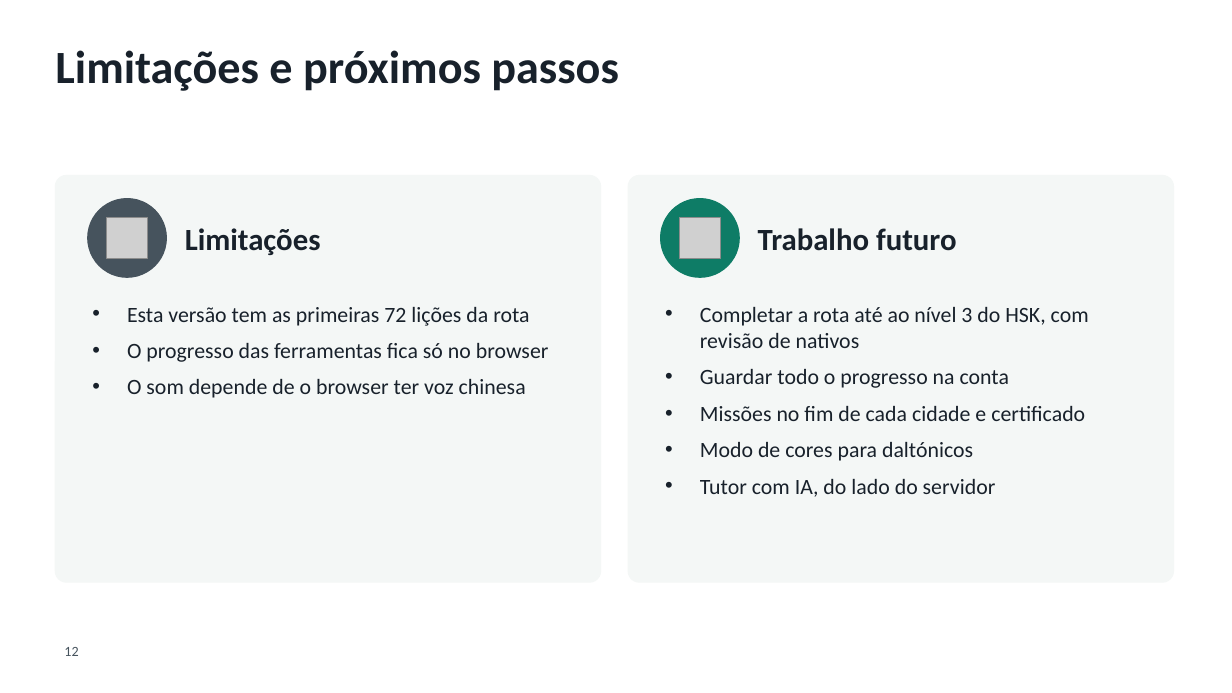
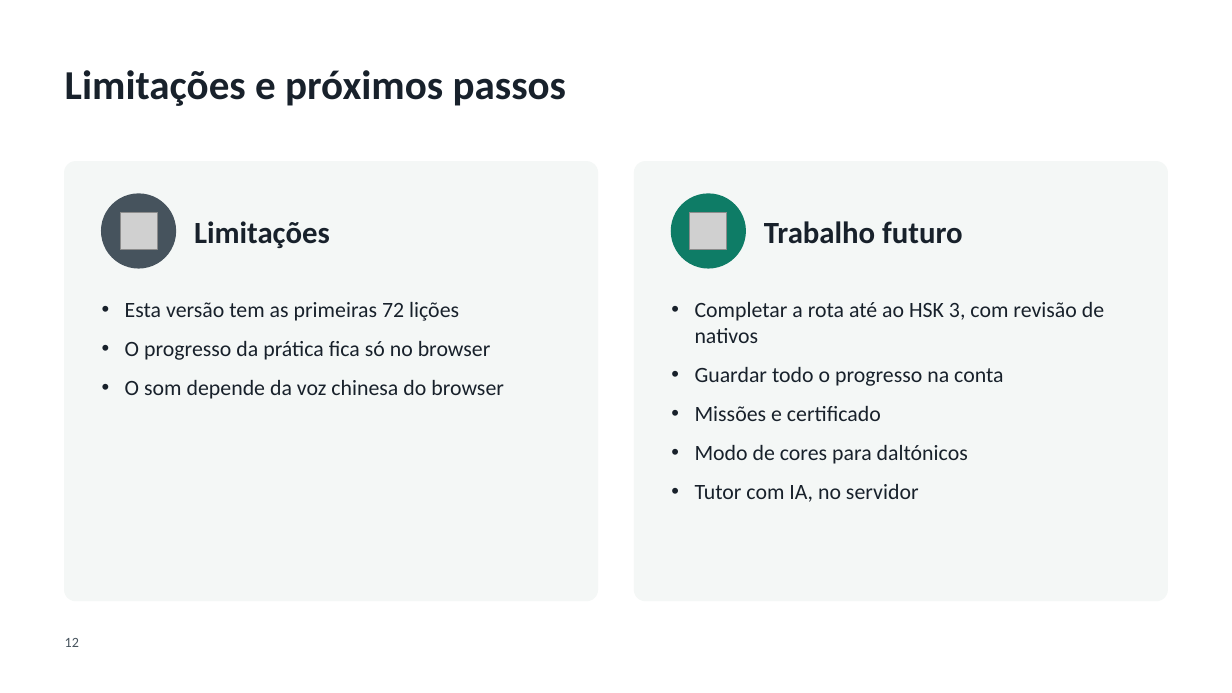
Before and after one commit to SCCPScar/MandarinCourse, a slide deck: slide 12 of docs/entregas/Apresentação - Chá.pptx. Drawn at 1232x693 pixels with LibreOffice and Linux fonts; fonts in the diff are those of the drawing; grey boxes stand for pictures; background and template pictures are left out. Boxes give left, top, right and bottom in pixels: in the first picture for what was removed or moved away, otherwise in the second. Text is boxed around its words. In the diff, an @@ line names an element or a change of style, - is before the commit and + after.

```diff
--- a/docs/entregas/Apresentação - Chá.pptx
+++ b/docs/entregas/Apresentação - Chá.pptx
@@ title "Limitações e próximos passos": place and size @@
-title "Limitações e próximos passos" at (55,50,619,91)
+title "Limitações e próximos passos" at (65,70,566,106)
@@ title "Limitações e próximos passos" at (65,70,566,106): size 36 to 32 pt; vertical alignment top to middle @@
@@ rounded rectangle at (65,162,598,601): proportions changed @@
@@ rounded rectangle: place and size @@
-rounded rectangle at (55,176,601,582)
+rounded rectangle at (65,162,598,601)
@@ rounded rectangle: place and size @@
-rounded rectangle at (628,176,1174,582)
+rounded rectangle at (635,162,1168,601)
@@ rounded rectangle at (635,162,1168,601): proportions changed @@
@@ ellipse: place and size @@
-ellipse at (88,199,166,277)
+ellipse at (102,194,176,268)
@@ text "Limitações": place and size @@
-text "Limitações" at (185,228,321,255)
+text "Limitações" at (194,221,330,248)
@@ ellipse: place and size @@
-ellipse at (661,199,739,277)
+ellipse at (672,194,746,268)
@@ text "Trabalho futuro": place and size @@
-text "Trabalho futuro" at (758,228,957,251)
+text "Trabalho futuro" at (764,221,963,244)
@@ picture: place and size @@
-picture at (106,217,147,258)
+picture at (120,213,157,250)
@@ picture: place and size @@
-picture at (679,217,720,258)
+picture at (690,213,727,250)
@@ text at (125,302,504,399): text changed @@
-• Esta versão tem as primeiras 72 lições da rota
-• O progresso das ferramentas fica só no browser
-• O som depende de o browser ter voz chinesa
+• Esta versão tem as primeiras 72 lições
+• O progresso da prática fica só no browser
+• O som depende da voz chinesa do browser
@@ text at (695,302,1104,343): text changed @@
-• Completar a rota até ao nível 3 do HSK, com revisão de nativos
+• Completar a rota até ao HSK 3, com revisão de nativos
@@ text at (695,367,1003,464): indent changed; more space between paragraphs @@
@@ text at (695,406,881,421): text changed @@
-• Missões no fim de cada cidade e certificado
+• Missões e certificado
@@ text at (695,484,919,502): text changed @@
-• Tutor com IA, do lado do servidor
+• Tutor com IA, no servidor
@@ page number: place and size @@
-page number at (64,647,78,656)
+page number at (65,638,79,647)
```
Also in this commit, not shown: 22 other slides changed, 6 other files.
